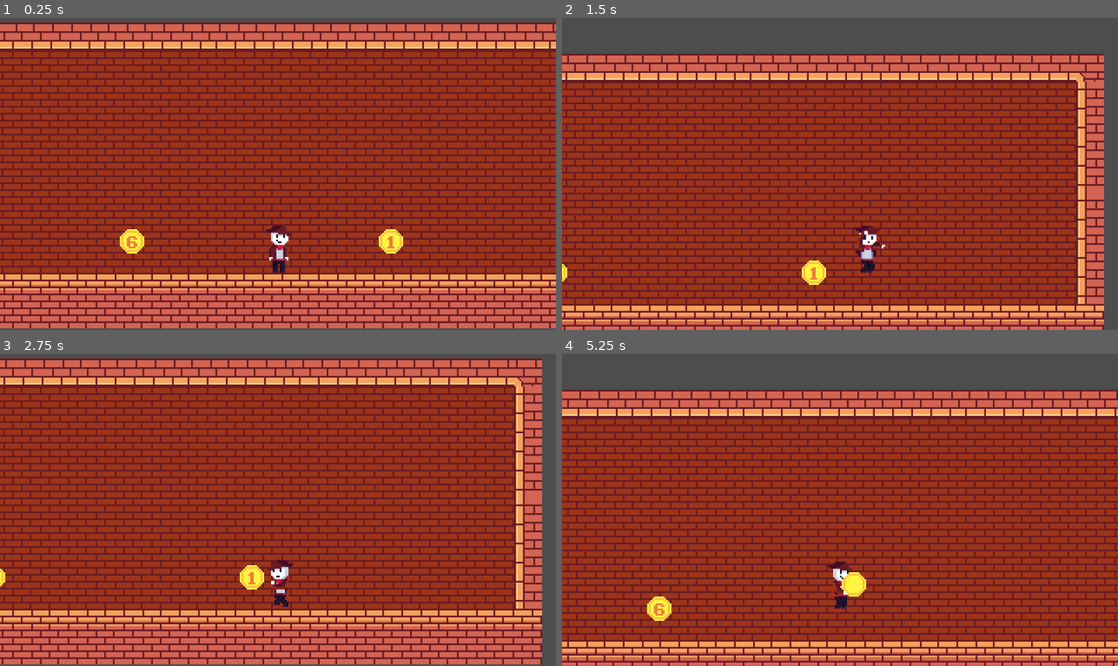
Above: before the commit, frames 1-4 (two rows, left to right).
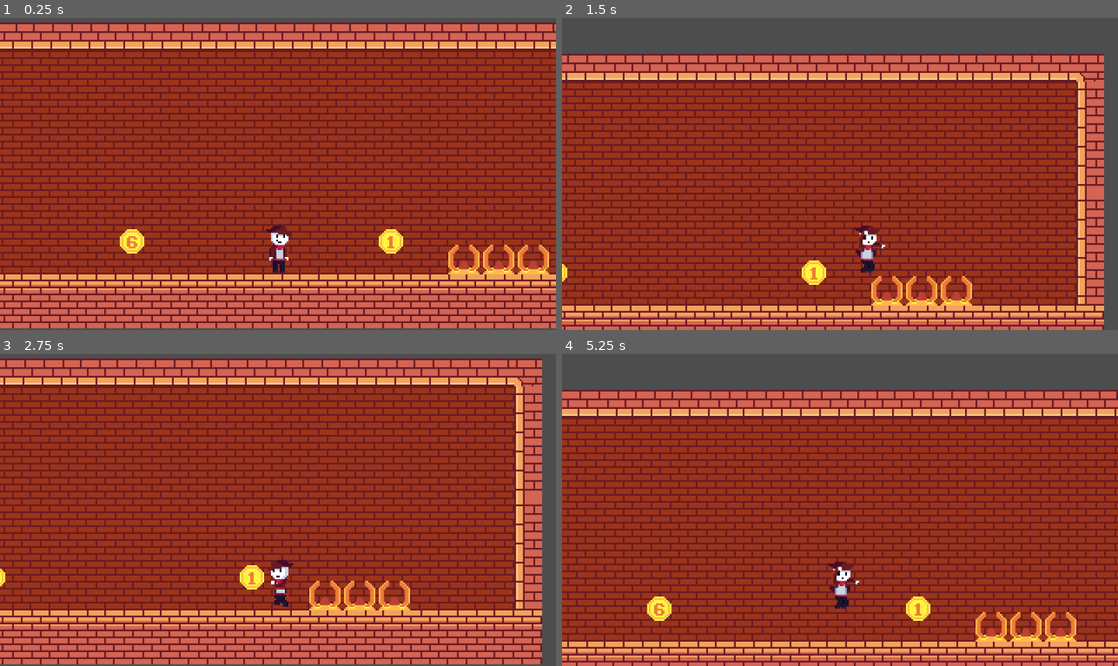
Above: after the commit, the same moments.

Repository: Chronno47/EgyptMath
Game: Godot game, scene res://Cenas/Sala de Debug.tscn
Same seed, same stepped clock (60 frames per second), same inputs: the game is played once before the commit and once after it.
Inputs:
- Up to frame 1 (0.25 s): no input
- Up to frame 2 (1.5 s): tap Enter at 0.5 s; hold E (Interact) 0.53-1.28 s; hold D (right) from 0.53 s (still down); tap Space (jump) at 0.77 s; tap Q (drop, bound only after the commit) at 0.8, 1.35 s
- Up to frame 3 (2.75 s): tap Space (jump) at 1.52 s; tap E (Interact) at 1.55 s; release D (right) at 2.03 s; hold A (left) from 2.03 s (still down); hold E (Interact) from 2.03 s (still down); tap Q (drop, bound only after the commit) at 2.3 s
- Up to frame 4 (5.25 s): release E (Interact) at 2.78 s; tap Q (drop, bound only after the commit) at 2.85, 3.8, 4.35 s; tap Space (jump) at 3.02, 3.77, 4.52 s; tap E (Interact) at 3.05, 4.55 s; hold E (Interact) 3.53-4.28 s; release A (left) at 4.28 s; hold D (right) from 4.28 s (still down); hold E (Interact) from 5.03 s (still down)

The runs differ from the first frame. In frame 1, 0.9% of the frame differs, in the area x 80-99%, y 72-83%; in frame 2, 0.9%; in frame 3, 0.9%; in frame 4, 1.6%, in the area x 47-93%, y 66-93%.

Commit message:
Começando a Definir a Base #8
Adicionado os pedestais, eles ja registram os valores dos items, não da maneira que eu queria mas deve funcionar assim.

Diff:
--- /dev/null
+++ b/Cenas/Interagiveis/adicao.tscn
@@ -0,0 +1,33 @@
+[gd_scene load_steps=6 format=3 uid="uid://b8ggji74vmqbo"]
+
+[ext_resource type="Texture2D" uid="uid://dwjqlkl615td0" path="res://Sprites/Interagiveis/Interactables and Numbers.png" id="1_xrjpq"]
+[ext_resource type="PackedScene" uid="uid://qtara5sdk405" path="res://Cenas/Components/interactable_area.tscn" id="2_pcltk"]
+
+[sub_resource type="AtlasTexture" id="AtlasTexture_kltqn"]
+atlas = ExtResource("1_xrjpq")
+region = Rect2(176, 16, 16, 16)
+
+[sub_resource type="SpriteFrames" id="SpriteFrames_74433"]
+animations = [{
+"frames": [{
+"duration": 1.0,
+"texture": SubResource("AtlasTexture_kltqn")
+}],
+"loop": true,
+"name": &"default",
+"speed": 5.0
+}]
+
+[sub_resource type="CircleShape2D" id="CircleShape2D_4eg7s"]
+radius = 9.0
+
+[node name="Adicao" type="Node2D"]
+
+[node name="AnimatedSprite2D" type="AnimatedSprite2D" parent="."]
+sprite_frames = SubResource("SpriteFrames_74433")
+
+[node name="Interactable Area" parent="." instance=ExtResource("2_pcltk")]
+
+[node name="CollisionShape2D" type="CollisionShape2D" parent="Interactable Area"]
+shape = SubResource("CircleShape2D_4eg7s")
+debug_color = Color(0.862745, 0.341176, 0.294118, 0.419608)
--- a/Cenas/Sala de Debug.tscn
+++ b/Cenas/Sala de Debug.tscn
@@ -1,9 +1,10 @@
-[gd_scene load_steps=7 format=3 uid="uid://qq7lp8p1f0wx"]
+[gd_scene load_steps=8 format=3 uid="uid://qq7lp8p1f0wx"]
 
 [ext_resource type="PackedScene" uid="uid://cjt0gtcxj8gec" path="res://Cenas/sett.tscn" id="1_5t0qs"]
 [ext_resource type="PackedScene" uid="uid://cfrv23ib15i5q" path="res://Cenas/test_item.tscn" id="2_1jrcq"]
 [ext_resource type="PackedScene" uid="uid://dm7g2uhasu1cj" path="res://Cenas/coin_number_one.tscn" id="2_bnnab"]
 [ext_resource type="Texture2D" uid="uid://ccmh1fmww20f1" path="res://Tilesets/Pyramid Generic Rooms.png" id="3_velci"]
+[ext_resource type="PackedScene" uid="uid://y7u1lhdr7318" path="res://Cenas/holder.tscn" id="4_56lst"]
 
 [sub_resource type="TileSetAtlasSource" id="TileSetAtlasSource_0macs"]
 texture = ExtResource("3_velci")
@@ -474,6 +475,17 @@
 layer_2/name = "Ground"
 layer_2/tile_data = PackedInt32Array(65534, 1048576, 0, 131070, 1048576, 1, 65535, 1114112, 0, 131071, 1114112, 1, 0, 1 …(1880 unchanged characters)…
 
+[node name="Holders" type="Node2D" parent="."]
+
+[node name="Holder1" parent="Holders" instance=ExtResource("4_56lst")]
+position = Vector2(122, -15)
+
+[node name="Holder2" parent="Holders" instance=ExtResource("4_56lst")]
+position = Vector2(142, -15)
+
+[node name="Holder3" parent="Holders" instance=ExtResource("4_56lst")]
+position = Vector2(162, -15)
+
 [node name="Coins" type="Node2D" parent="."]
 
 [node name="Test_Item" parent="Coins" instance=ExtResource("2_1jrcq")]
--- a/Cenas/coin_number_one.tscn
+++ b/Cenas/coin_number_one.tscn
@@ -1,6 +1,6 @@
 [gd_scene load_steps=8 format=3 uid="uid://dm7g2uhasu1cj"]
 
-[ext_resource type="Script" path="res://Scripts/Interactables/coin_number_one.gd" id="1_1mldy"]
+[ext_resource type="Script" path="res://Scripts/Interagiveis/coin_number_one.gd" id="1_1mldy"]
 [ext_resource type="Texture2D" uid="uid://dwjqlkl615td0" path="res://Sprites/Interagiveis/Interactables and Numbers.png" id="1_3otkd"]
 [ext_resource type="PackedScene" uid="uid://qtara5sdk405" path="res://Cenas/Components/interactable_area.tscn" id="3_6gmq7"]
 
@@ -24,7 +24,7 @@
 
 [sub_resource type="CircleShape2D" id="CircleShape2D_26tun"]
 
-[node name="Coin Number One" type="Area2D" groups=["Carryable"]]
+[node name="Coin Number One" type="Area2D" groups=["Carryable", "Coins"]]
 collision_layer = 16
 collision_mask = 3
 script = ExtResource("1_1mldy")
--- /dev/null
+++ b/Cenas/holder.tscn
@@ -0,0 +1,38 @@
+[gd_scene load_steps=7 format=3 uid="uid://y7u1lhdr7318"]
+
+[ext_resource type="Texture2D" uid="uid://cv6mb08plqqdc" path="res://Sprites/Interagiveis/Holder.png" id="1_egmud"]
+[ext_resource type="Script" path="res://Scripts/Interagiveis/holder.gd" id="1_mvadj"]
+[ext_resource type="PackedScene" uid="uid://qtara5sdk405" path="res://Cenas/Components/interactable_area.tscn" id="2_6pc4o"]
+
+[sub_resource type="AtlasTexture" id="AtlasTexture_qpwjn"]
+atlas = ExtResource("1_egmud")
+region = Rect2(0, 0, 32, 32)
+
+[sub_resource type="SpriteFrames" id="SpriteFrames_wycpb"]
+animations = [{
+"frames": [{
+"duration": 1.0,
+"texture": SubResource("AtlasTexture_qpwjn")
+}],
+"loop": true,
+"name": &"Empty",
+"speed": 5.0
+}]
+
+[sub_resource type="CircleShape2D" id="CircleShape2D_eas7b"]
+radius = 13.0384
+
+[node name="Holder" type="Node2D"]
+position = Vector2(0, -11)
+script = ExtResource("1_mvadj")
+
+[node name="AnimatedSprite2D" type="AnimatedSprite2D" parent="."]
+sprite_frames = SubResource("SpriteFrames_wycpb")
+animation = &"Empty"
+
+[node name="Interactable Area" parent="." instance=ExtResource("2_6pc4o")]
+action_name = "Colocar Moeda"
+
+[node name="CollisionShape2D" type="CollisionShape2D" parent="Interactable Area"]
+position = Vector2(0, 9)
+shape = SubResource("CircleShape2D_eas7b")
--- a/Scripts/Components/interaction_manager.gd
+++ b/Scripts/Components/interaction_manager.gd
@@ -9,8 +9,11 @@
 # vai ser colocada a area mais perto e removida quando tiver outra mais perto
 var active_areas: Array = []
 var can_interact: bool = true
-#(custom) vai verificar se o jogador ja ta segurando um item
-var _is_holding_item: bool = false
+#region variaveis custom que não fazem parte do tutorial
+#(custom) vai verificar se o jogador ja ta segurando uma moeda
+var is_holding_coin: bool = false
+var coin_value: int
+#endregion
 
 func register_area(area: InteractionArea):
 	active_areas.push_back(area)
@@ -19,6 +22,7 @@
 	var index = active_areas.find(area)
 	if index != -1:
 		active_areas.remove_at(index)
+#endregion
 
 #isso aqui vai ajustar como a mensagem de interagir vai aparecer
 func _process(delta):
@@ -39,6 +43,8 @@
 	return area1_to_player < area2_to_player
 
 #verifica o que acontece quando o jogador pressiona o butao de interagir
+#se tiver na area de interação ele aciona, se nao então n faz nada
+#se a tecla de drop for pressionada ele diz que n ta mais segurando item
 #qualquer coisa substitui input por event
 func _input(event):
 	if event.is_action_pressed("Interact") && can_interact:
@@ -50,11 +56,20 @@
 
 			can_interact = true
 
+	elif event.is_action_pressed("drop") && is_holding_coin:
+		drop_item()
+		holding_coin_number(0)
 #endregion
 
 #encapsulamento da variavel is_holding_item
-func holding_item():
-	return _is_holding_item
+func holding_coin():
+	return is_holding_coin
 
-func set_holding_item(value: bool):
-	_is_holding_item = value
+func set_holding_coin(value: bool):
+	is_holding_coin = value
+
+func holding_coin_number(number: int):
+	coin_value = number
+
+func drop_item():
+	set_holding_coin(false)
--- a/Scripts/Interactables/coin_number_one.gd
+++ b/Scripts/Interagiveis/coin_number_one.gd
@@ -7,6 +7,7 @@
 
 # se o jogador n tiver segurando nada, ele limpa o item da arvore e diz que o jogador ta segurando item
 func _on_interact():
-	if !InteractionManager.holding_item():
-		queue_free()
-		InteractionManager.set_holding_item(true)
+	if !InteractionManager.holding_coin():
+		InteractionManager.set_holding_coin(true)
+		InteractionManager.holding_coin_number(1)
+		print(InteractionManager.coin_value)
--- /dev/null
+++ b/Scripts/Interagiveis/holder.gd
@@ -0,0 +1,21 @@
+extends Node2D
+
+@onready var interaction_area := $"Interactable Area" as InteractionArea
+
+#vai dizer a moeda que o pedestal ta segurando no momento
+var holder_current_value: int = 0
+
+func _ready():
+	interaction_area.interact = Callable(self, "_on_interact")
+
+#se o jogador interagir com o pedestal segurando uma moeda, o interaction manager desativa que o jogador
+#esta segurando a moeda e atribui o valor da moeda ao pedestal, depois reseta o valor da moeda
+func _on_interact():
+	if InteractionManager.holding_coin():
+		InteractionManager.set_holding_coin(false)
+		holder_value(InteractionManager.coin_value)
+		InteractionManager.holding_coin_number(0)
+		print("holder value: ",holder_current_value)
+
+func holder_value(number:int):
+	holder_current_value = number
--- a/Scripts/Personagens/Sett.gd
+++ b/Scripts/Personagens/Sett.gd
@@ -46,7 +46,9 @@
 func _set_state():
 	var state = "Idle"
 
-	if InteractionManager.holding_item() && direction != 0:
+	if InteractionManager.holding_coin() && !is_on_floor():
+		state = "Falling with coin"
+	elif InteractionManager.holding_coin() && direction != 0:
 		state = "Running with coin"
 	elif !is_on_floor():
 		state = "Falling"
--- a/Scripts/test.gd
+++ b/Scripts/test.gd
@@ -6,6 +6,7 @@
 	interaction_area.interact = Callable(self, "_on_interact")
 
 func _on_interact():
-	if !InteractionManager.holding_item():
-		queue_free()
-		InteractionManager.set_holding_item(true)
+	if !InteractionManager.holding_coin():
+		InteractionManager.set_holding_coin(true)
+		InteractionManager.holding_coin_number(6)
+		print(InteractionManager.coin_value)
--- a/project.godot
+++ b/project.godot
@@ -63,6 +63,11 @@
 , Object(InputEventKey,"resource_local_to_scene":false,"resource_name":"","device":-1,"window_id":0,"alt_pressed":false,"shift_pressed":false,"ctrl_pressed":false,"meta_pressed":false,"pressed":false,"keycode":0,"physical_keycode":4194309,"key_label":0,"unicode":0,"echo":false,"script":null)
 ]
 }
+drop={
+"deadzone": 0.5,
+"events": [Object(InputEventKey,"resource_local_to_scene":false,"resource_name":"","device":-1,"window_id":0,"alt_pressed":false,"shift_pressed":false,"ctrl_pressed":false,"meta_pressed":false,"pressed":false,"keycode":0,"physical_keycode":81,"key_label":0,"unicode":113,"echo":false,"script":null)
+]
+}
 
 [layer_names]
 
Binary file added: Sprites/Interagiveis/Holder.png
Not shown, added: Sprites/Interagiveis/Holder.png.import
